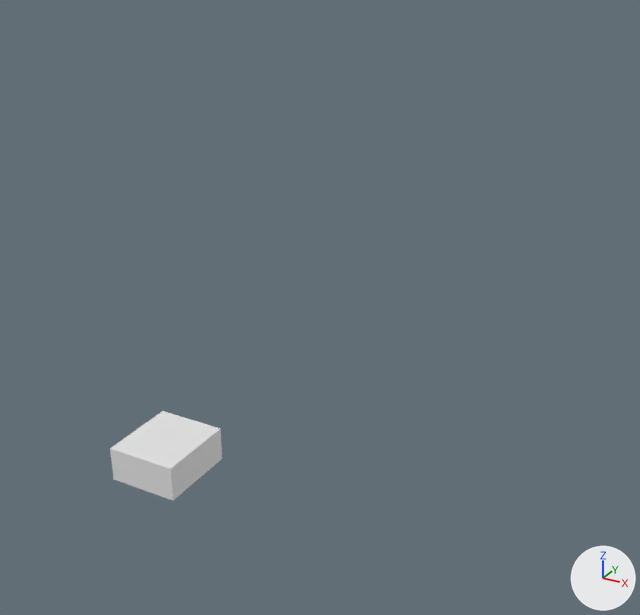
One commit to the FBX model Assets/Imports/power-box.fbx: the scene before it, then after it.
Camera for both pictures: a camera (50 mm lens) standing at (5.95, -11.03, 5.41) and looking at (-0.54, 0.78, -0.49). The lights are fixed; the arrows at lower right show +X, +Y and +Z. Where no turn or scale is listed for an object, it has been applied to the vertices.

The scene before the commit, as lines of its bpy script (objects in view):
```python
me_cube_001 = bpy.data.meshes.new('Cube.001')
me_cube_001.from_pydata(...)  # a box spanning x -0.415..0.415, y -0.464..0.464, z -0.203..0.203, material slot 0; a box spanning x -0.439..0.439, y -0.491..0.491, z -0.215..0.215, material slot 1
me_cube_001.materials.append(mat_material_003)  # white #e7e7e7
me_cube_001.materials.append(mat_outline_003)  # white #e7e7e7
ob_cube = bpy.data.objects.new('Cube', me_cube_001)
ob_cube.location = (0.0, -3.99, -0.46)
```
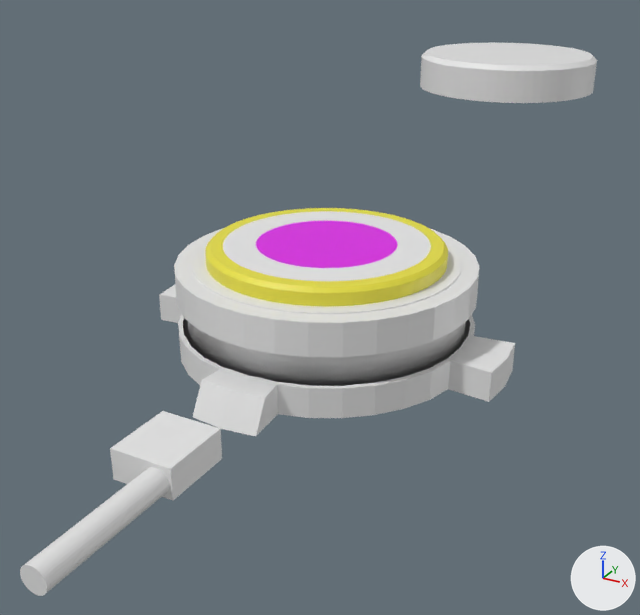
Edits to the bpy script that builds the scene:
```text
Add ob_cylinder:
    ob_cylinder = bpy.data.objects.new('Cylinder', me_cylinder_005)  # 128 vertices, 68 faces; spans x -0.18..0.18, y -1.34..1.34, z -0.18..0.18; in mat_material (white #e7e7e7), mat_outline_002 (white #e7e7e7)
    ob_cylinder.location = (0.22, -5.04, -0.47)
Add ob_base:
    ob_base = bpy.data.objects.new('Base', me_cylinder_006)  # 496 vertices, 468 faces; spans x -2.89..2.89, y -2.89..2.91, z -0.71..0.71; in mat_material_001 (blue #0f23e7), mat_material_002 (blue #6f7185), mat_outline_001 (white #e7e7e7)
    ob_base.location = (0.0, 0.0, 0.0)
Add ob_push:
    ob_push = bpy.data.objects.new('Push', me_cylinder_002)  # 320 vertices, 258 faces; spans x -1.8..1.8, y -1.8..1.8, z -0.31..0.31; in mat_gold (yellow #e7df3e), mat_default (white #e7e7e7), mat_center (pink #df0be7)
    ob_push.location = (0.0, 0.0, 0.67)
Add ob_push_001:
    ob_push_001 = bpy.data.objects.new('Push.001', me_cylinder_007)  # 640 vertices, 516 faces; spans x -1.85..1.85, y -1.85..1.85, z -0.36..0.36; in mat_gold_001 (yellow #e7df3e), mat_default_001 (white #e7e7e7), mat_center_001 (pink #df0be7), mat_outline (white #e7e7e7)
    ob_push_001.location = (0.0, 8.19, 2.39)
Add ob_ring:
    ob_ring = bpy.data.objects.new('Ring', me_cylinder_003)  # a 64-sided cylinder along z spanning x -2.01..2.01, y -2.01..2.01, z -0.33..0.33
    ob_ring.location = (0.0, 0.0, 0.39)
```

What differs and where, as boxes (x1, y1, x2, y2) in the pictures (640 x 615 px):
'Base', added
    after: (159, 228, 515, 437)
'Push', added
    after: (205, 208, 448, 307)
    faces in mat_gold (yellow #e7df3e): (205, 208, 448, 307)
    faces in mat_default (white #e7e7e7): (223, 211, 431, 281)
    faces in mat_center (pink #df0be7): (256, 221, 397, 268)
'Push.001', added
    after: (420, 42, 597, 103)
'Cylinder', added
    after: (20, 467, 169, 596)
'Ring', added
    after: (192, 243, 462, 314)
